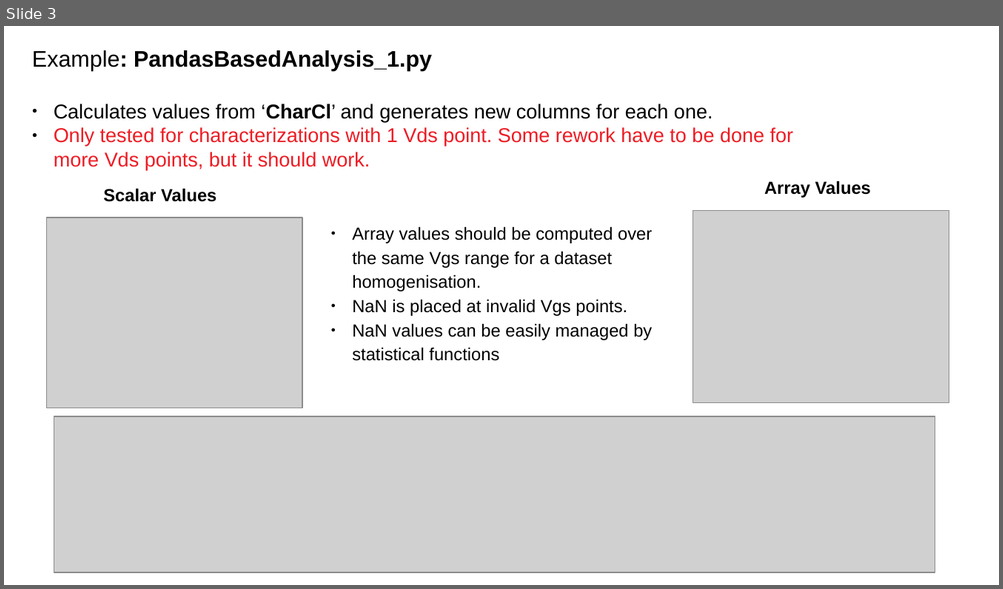
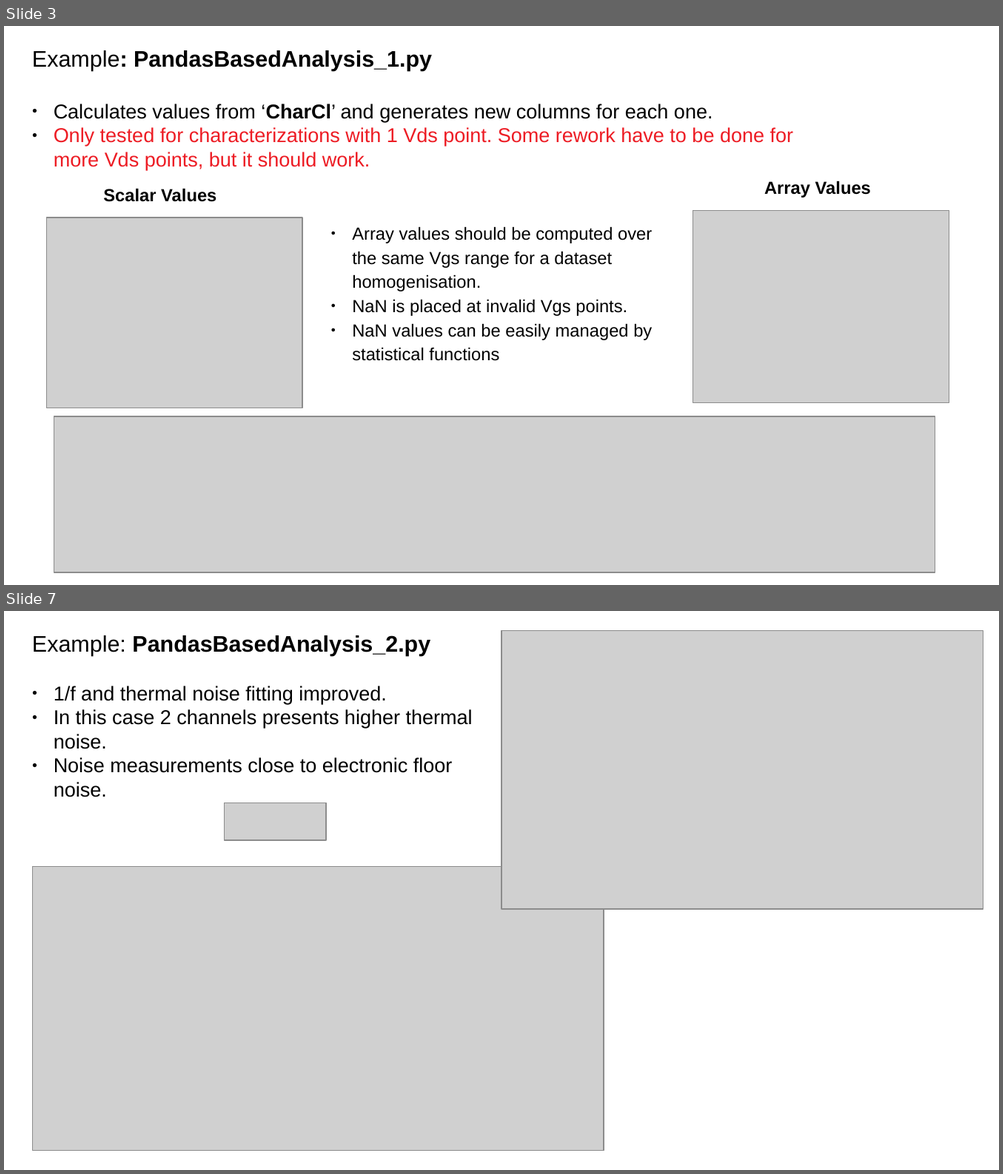
Before and after one commit to aguimera/PyGFETdb, a slide deck: Examples/Examples_doc.odp. Shown one above the other, each under a label of ours: slide 3 before the commit, slides 3 and 7 after it; the slides between them are not shown. The pictures are 1003x589 and 1003x1174 pixels, drawn with LibreOffice and Linux fonts; fonts in the diff are those of the drawing; grey boxes stand for pictures. Boxes give left, top, right and bottom in pixels: in the first picture for what was removed or moved away, otherwise in the second. Text is boxed around its words. In the diff, an @@ line names an element or a change of style, - is before the commit and + after.

Commit message:
add examples

```diff
--- a/Examples/Examples_doc.odp
+++ b/Examples/Examples_doc.odp
@@ slide 7 added at [4, 611, 999, 1170], background #FFFFFF @@
@@ picture added at [501, 631, 983, 910] @@
@@ text added at [32, 635, 472, 797], 16 pt, text #000000 @@
+Example: PandasBasedAnalysis_2.py
+● 1/f and thermal noise fitting improved.
+● In this case 2 channels presents higher thermal noise.
+● Noise measurements close to electronic floor noise.
@@ picture added at [225, 803, 326, 841] @@
@@ picture added at [32, 866, 603, 1150] @@
```
Also in this commit, not shown: 1 slide changed, 3 other slides added, 4 other files.
